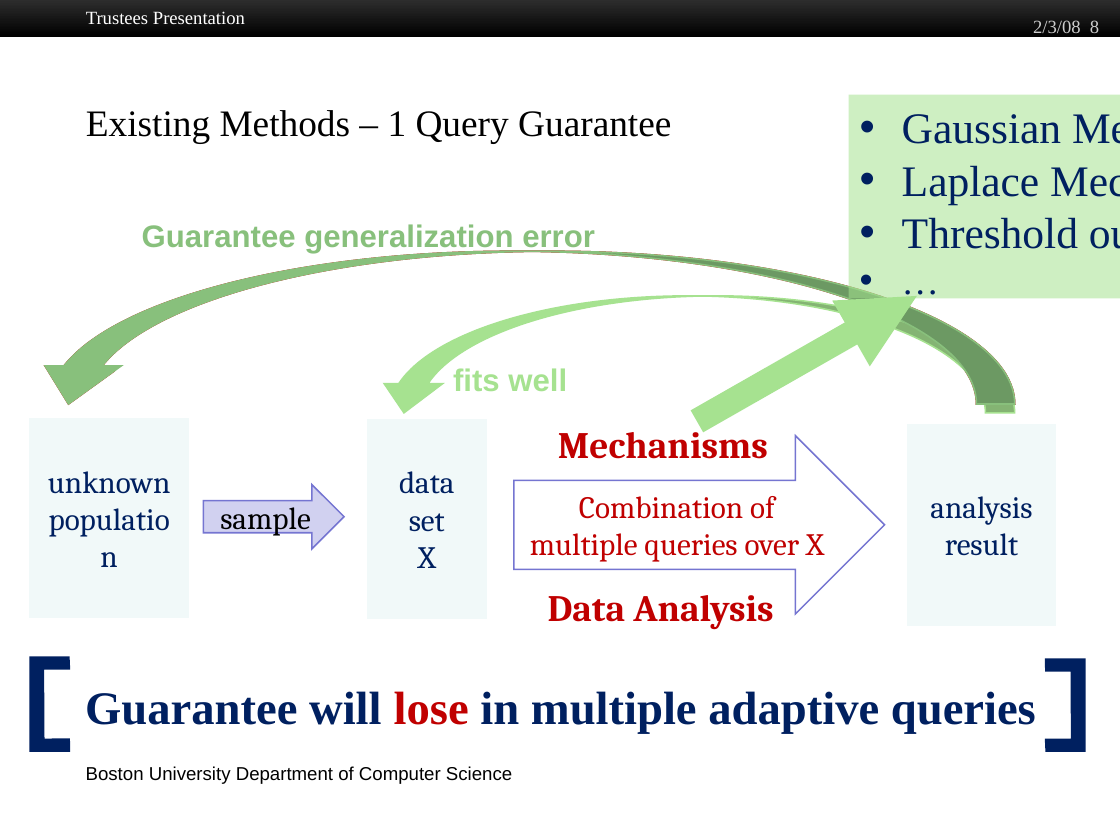
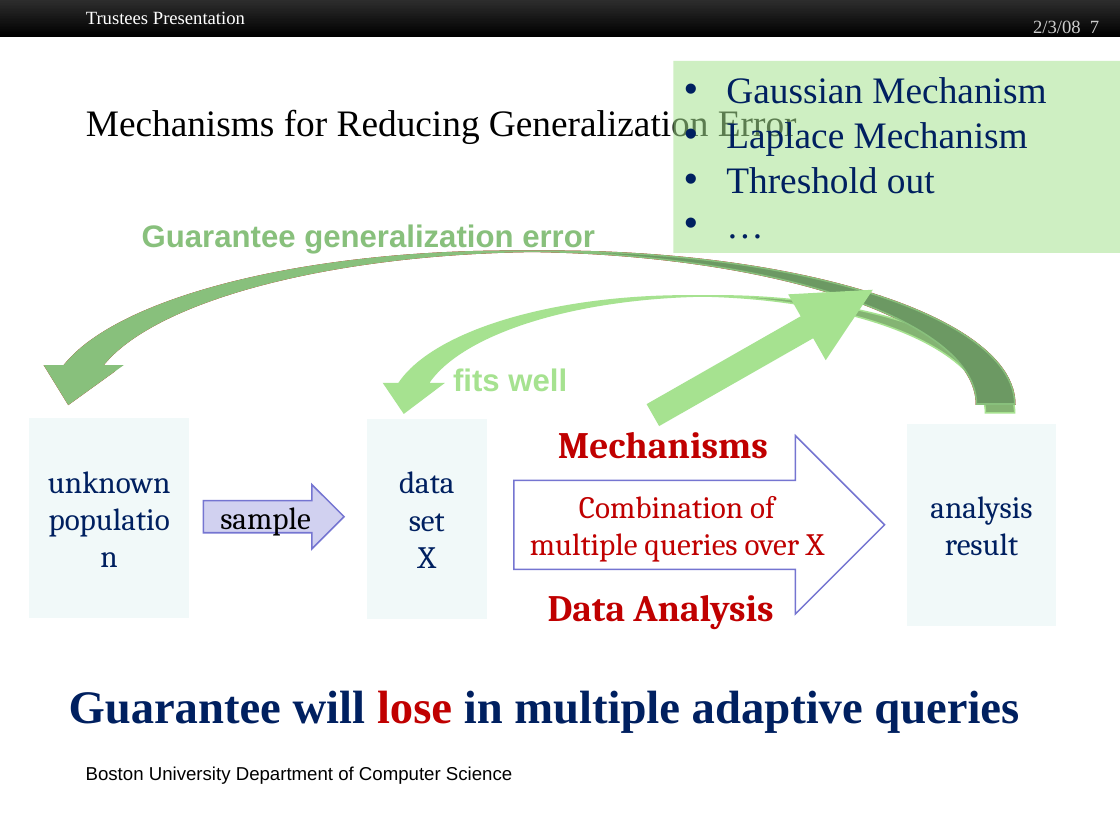
Before and after one commit to jiawenliu/PhD, a slide deck: slide 7 of CS/Prospectus/Slides/Jiawen Liu.pptx (slide 8 before the commit). Drawn at 1120x840 pixels with LibreOffice and Linux fonts; fonts in the diff are those of the drawing; background and template pictures are left out. Boxes give left, top, right and bottom in pixels: in the first picture for what was removed or moved away, otherwise in the second. Text is boxed around its words. In the diff, an @@ line names an element or a change of style, - is before the commit and + after.

```diff
--- a/CS/Prospectus/Slides/Jiawen Liu.pptx
+++ b/CS/Prospectus/Slides/Jiawen Liu.pptx
@@ text at bbox=[1033, 20, 1099, 38]: text changed @@
-2/3/08 8
+2/3/08 7
@@ rectangle "Gaussian Mechanism": place and size @@
-rectangle "Gaussian Mechanism" at bbox=[849, 95, 1120, 299]
+rectangle "Gaussian Mechanism" at bbox=[673, 60, 1120, 253]
@@ text in rectangle at bbox=[726, 77, 1046, 194]: size 28 to 24 pt @@
@@ title at bbox=[86, 107, 797, 143]: text changed @@
-Existing Methods – 1 Query Guarantee
+Mechanisms for Reducing Generalization Error
@@ arrow moved from (917, 296) - (697, 421) to (872, 290) - (653, 416) @@
@@ text "Guarantee will lose in multiple ...": place and size @@
-text "Guarantee will lose in multiple ..." at bbox=[85, 691, 1036, 734]
+text "Guarantee will lose in multiple ..." at bbox=[69, 690, 1019, 733]
@@ freeform shape removed at bbox=[34, 661, 65, 747] @@
@@ freeform shape removed at bbox=[1049, 663, 1081, 747] @@
```
Also in this commit, not shown: 17 other slides changed, 24 slides added, 4 slides removed, 37 other files.
